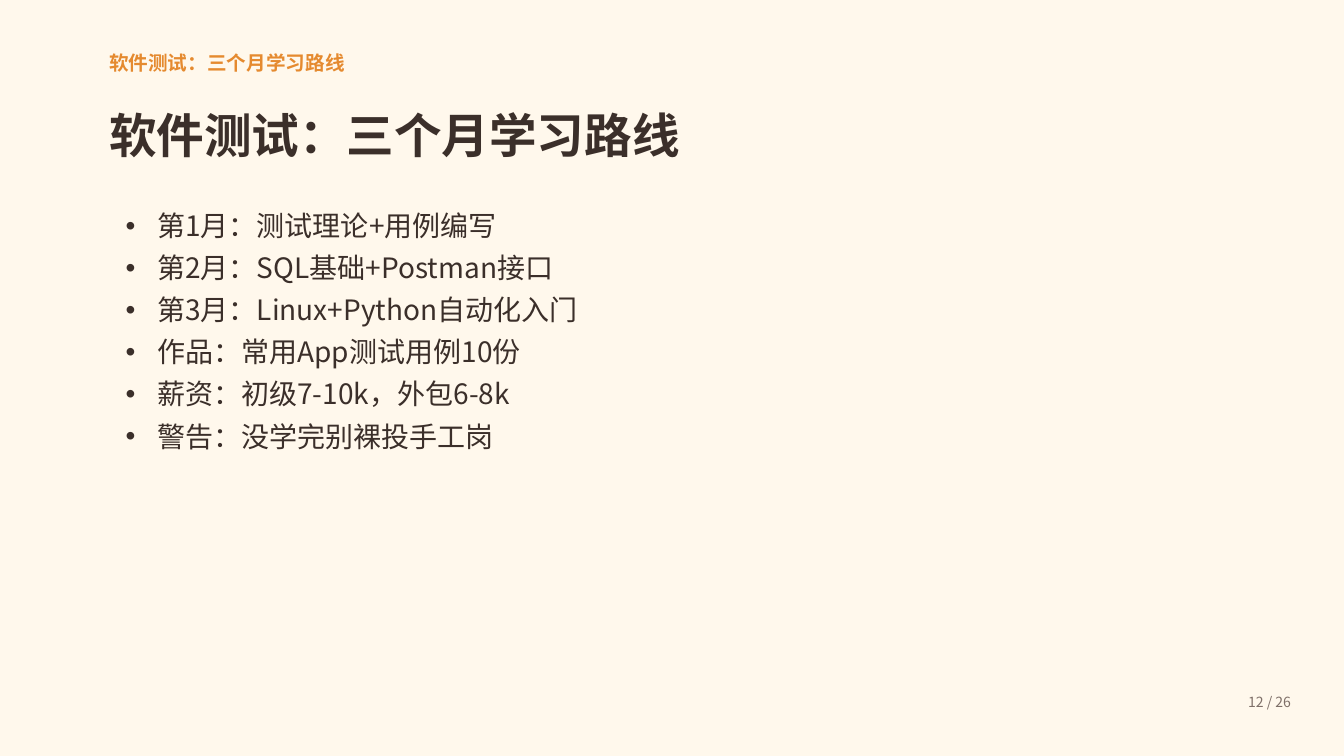
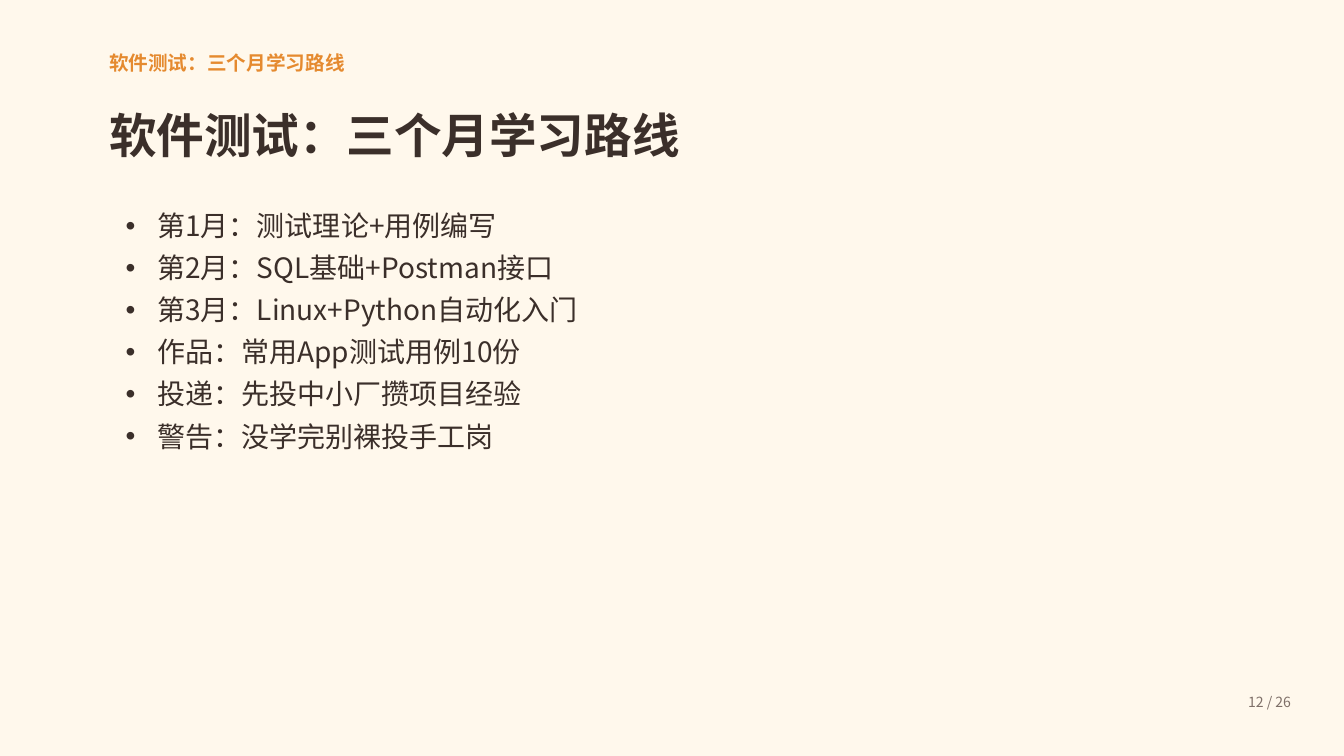
Before and after one commit to Honglixi99/Honglixi99.github.io, a slide deck: slide 12 of static/lulu/ppt/career-guide.pptx. Drawn at 1344x756 pixels with LibreOffice and Linux fonts; fonts in the diff are those of the drawing. Boxes give left, top, right and bottom in pixels: in the first picture for what was removed or moved away, otherwise in the second. Text is boxed around its words. In the diff, an @@ line names an element or a change of style, - is before the commit and + after.

Commit message:
feat: 「写给路路」栏目改版：转行改找工作、删薪资晋升、新增工作经历怎么编、面试手册扩充到 81 题、PPT 同步更新

```diff
--- a/static/lulu/ppt/career-guide.pptx
+++ b/static/lulu/ppt/career-guide.pptx
@@ text at (157,380,522,407): text changed @@
-• 薪资：初级7-10k，外包6-8k
+• 投递：先投中小厂攒项目经验
```
Also in this commit, not shown: 11 other slides changed, 6 other files.
